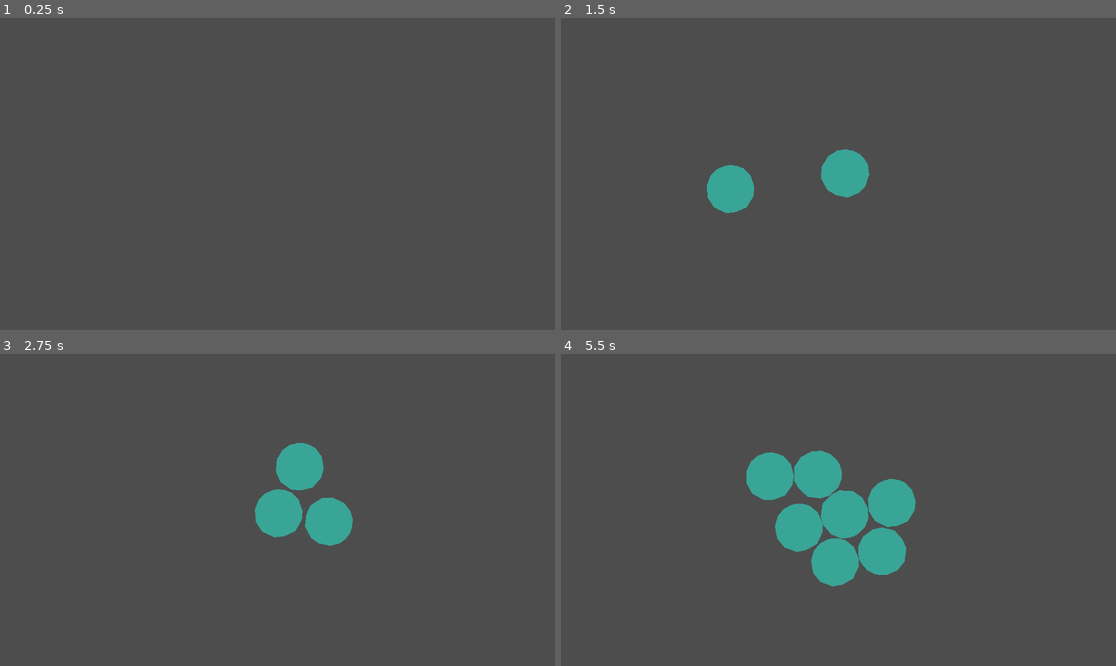
Above: before the commit, frames 1-4 (two rows, left to right).
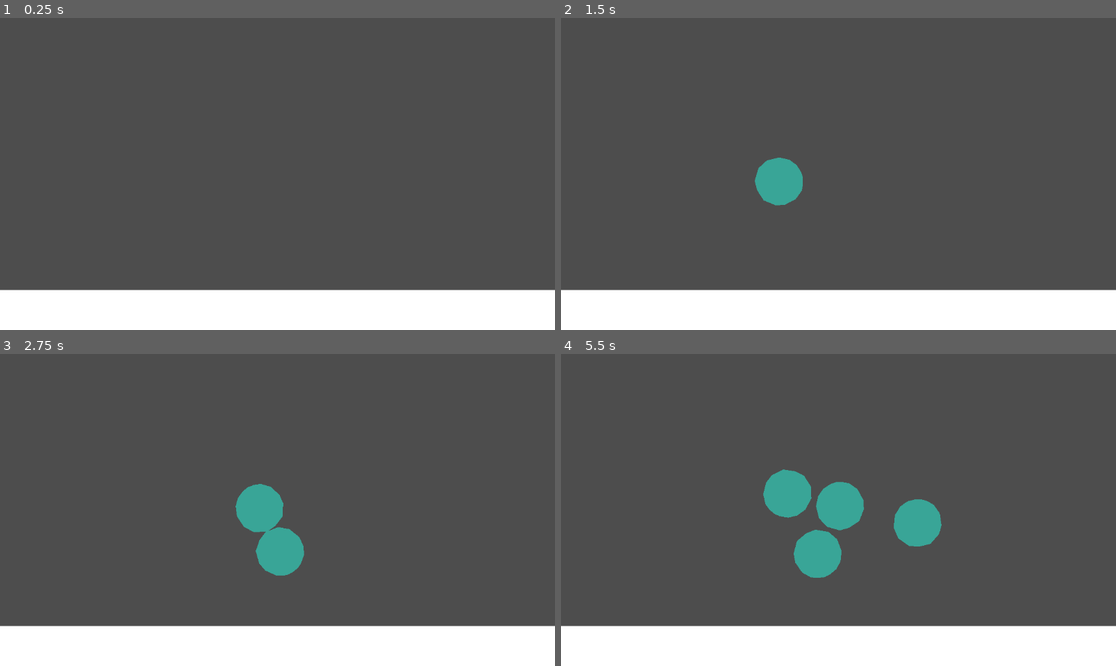
Above: after the commit, the same moments.

Repository: aeriab/testing-joints
Game: Godot game, scene res://game.tscn
The game is run twice, just before and just after one commit, with the same random seed, the same clock (stepped at 60 frames per second) and the same inputs.
Inputs (mouse positions are in pixels of both pictures, inside the frame that each line leads up to):
- Up to frame 1 (0.25 s): no input
- Up to frame 2 (1.5 s): tap Enter at 0.5 s; move the mouse to (960, 158) at 0.52 s; tap T (spawn, bound only after the commit) at 0.6 s; click (960, 158) at 0.67 s; move the mouse to (727, 189) at 1.27 s; click (727, 189) at 1.35 s
- Up to frame 3 (2.75 s): move the mouse to (333, 441) at 2.02 s; tap T (spawn, bound only after the commit) at 2.1 s; click (333, 441) at 2.17 s
- Up to frame 4 (5.5 s): move the mouse to (810, 572) at 2.77 s; click (810, 572) at 2.85 s; move the mouse to (1005, 556) at 3.52 s; tap T (spawn, bound only after the commit) at 3.6, 5.1 s; click (1005, 556) at 3.67 s; move the mouse to (672, 463) at 4.27 s; click (672, 463) at 4.35 s; move the mouse to (866, 510) at 5.02 s; click (866, 510) at 5.17 s

The runs differ from the first frame. In frame 1, 13% of the frame differs, in the area x 0-100%, y 87-100%; in frame 2, 16%; in frame 3, 17%; in frame 4, 19%, in the area x 0-100%, y 30-100%.

Commit message:
springs are there, but very bug janky

Diff:
--- a/Stone.gd
+++ b/Stone.gd
@@ -1,7 +1,6 @@
 class_name Stone
 extends RigidBody2D
 
-@export_group("Stone Properties")
 @export var mass_multiplier: float = 1.0
 @export var aero_torque_strength: float = 5.0
 
@@ -20,3 +19,34 @@
 
 func stone_acceleration(pos: Vector2) -> Vector2:
 	return pos.direction_to(Vector2.ZERO) * Global.gravity * 100 * mass
+
+
+@export var rope_joint_scene: PackedScene
+@export var spring_joint_scene: PackedScene
+@export var separation: float = 0
+var radius: float = 50
+
+func _on_body_entered(body: Node) -> void:
+	if body.is_in_group("connectable"):
+		if get_instance_id() < body.get_instance_id():
+			var joint_distance: float = radius + body.radius + separation
+			print("joint distance: " + str(joint_distance))
+
+			# Rope joint
+			var rope_joint = rope_joint_scene.instantiate() as RopeJoint
+			#get_tree().current_scene.add_child(rope_joint)
+			rope_joint.body1 = self
+			rope_joint.body2 = body
+			rope_joint.max_distance = joint_distance + 999
+
+
+
+			# Spring joint
+			var spring_joint = spring_joint_scene.instantiate() as DampedSpringJoint2D
+			get_tree().current_scene.add_child(spring_joint)
+			spring_joint.global_position = global_position
+			spring_joint.node_a = spring_joint.get_path_to(self)
+			spring_joint.node_b = spring_joint.get_path_to(body)
+			spring_joint.length = joint_distance
+			spring_joint.rest_length = joint_distance
+			spring_joint.setup_bodies()
--- a/damped_spring_joint_2d.gd
+++ b/damped_spring_joint_2d.gd
@@ -1,5 +1,25 @@
 extends DampedSpringJoint2D
 
 @export var stiff_float: float
+
+var body_a: RigidBody2D
+var body_b: RigidBody2D
+
 func _ready() -> void:
 	stiffness = stiff_float
+	body_a = get_node(node_a)
+	body_b = get_node(node_b)
+
+func setup_bodies() -> void:
+	body_a = get_node(node_a)
+	body_b = get_node(node_b)
+
+func _physics_process(_delta: float) -> void:
+	if (body_a && body_b):
+		#print("making it here!")
+		var midpoint := (body_a.global_position + body_b.global_position) / 2.0
+		var dir := body_a.global_position.direction_to(body_b.global_position)
+
+		# Place the joint at body_a's end (half the length back from midpoint)
+		global_position = midpoint - dir * (length / 2.0)
+		global_rotation = dir.angle() - (PI/2)
--- /dev/null
+++ b/damped_spring_joint_2d.tscn
@@ -0,0 +1,11 @@
+[gd_scene format=3 uid="uid://d2ga345xsn1u6"]
+
+[ext_resource type="Script" uid="uid://f6j5hbntab62" path="res://damped_spring_joint_2d.gd" id="1_2kl0r"]
+
+[node name="DampedSpringJoint2D" type="DampedSpringJoint2D" unique_id=2139547220]
+disable_collision = false
+length = 120.0
+stiffness = 64.0
+damping = 0.5
+script = ExtResource("1_2kl0r")
+stiff_float = 500.0
--- a/game.tscn
+++ b/game.tscn
@@ -16,8 +16,6 @@
 [node name="Game" type="Node2D" unique_id=182674882]
 
 [node name="StaticBody2D" type="StaticBody2D" parent="." unique_id=613297743]
-process_mode = 4
-visible = false
 position = Vector2(1, 241)
 
 [node name="CollisionShape2D" type="CollisionShape2D" parent="StaticBody2D" unique_id=1076655259]
@@ -58,7 +56,8 @@
 
 [node name="GroupWithJoint2" type="Node2D" parent="." unique_id=1636090332]
 process_mode = 4
-position = Vector2(2478, 1135)
+visible = false
+position = Vector2(-81, -120)
 
 [node name="RigidBody2D" type="RigidBody2D" parent="GroupWithJoint2" unique_id=1688401346 groups=["physics_bodies"]]
 script = ExtResource("3_eow3j")
@@ -71,7 +70,7 @@
 polygon = PackedVector2Array(0, -50, -12, -48, -28, -41, -41, -28, -49, -8, -47, 18, -34, 38, -9, 50, 11, 48, 34, 38, 48, 15, 50, -4, 42, -28, 27, -43, 14, -48)
 
 [node name="RigidBody2D2" type="RigidBody2D" parent="GroupWithJoint2" unique_id=1559712613 groups=["physics_bodies"]]
-position = Vector2(120, 0)
+position = Vector2(0, 120)
 script = ExtResource("3_eow3j")
 
 [node name="CollisionShape2D" type="CollisionShape2D" parent="GroupWithJoint2/RigidBody2D2" unique_id=1031523614]
@@ -88,7 +87,6 @@
 max_distance = 120.0
 
 [node name="DampedSpringJoint2D" type="DampedSpringJoint2D" parent="GroupWithJoint2" unique_id=1043358284]
-rotation = -1.5707964
 node_a = NodePath("../RigidBody2D")
 node_b = NodePath("../RigidBody2D2")
 bias = 0.9
@@ -111,6 +109,5 @@
 polygon = PackedVector2Array(-151, -27, -126, 137, 243, 80, 158, -55)
 
 [node name="MagicForce" type="Node2D" parent="." unique_id=1798878521]
-process_mode = 4
 script = ExtResource("4_fc0e3")
-force_strength = 60000.0
+force_strength = 6000.0
--- a/project.godot
+++ b/project.godot
@@ -26,12 +26,13 @@
 [global_group]
 
 physics_bodies=""
+connectable=""
 
 [input]
 
 spawn={
 "deadzone": 0.2,
-"events": [Object(InputEventMouseButton,"resource_local_to_scene":false,"resource_name":"","device":-1,"window_id":0,"alt_pressed":false,"shift_pressed":false,"ctrl_pressed":false,"meta_pressed":false,"button_mask":0,"position":Vector2(0, 0),"global_position":Vector2(0, 0),"factor":1.0,"button_index":1,"canceled":false,"pressed":false,"double_click":false,"script":null)
+"events": [Object(InputEventKey,"resource_local_to_scene":false,"resource_name":"","device":-1,"window_id":0,"alt_pressed":false,"shift_pressed":false,"ctrl_pressed":false,"meta_pressed":false,"pressed":false,"keycode":0,"physical_keycode":84,"key_label":0,"unicode":116,"location":0,"echo":false,"script":null)
 ]
 }
 
--- a/rope_joint.gd
+++ b/rope_joint.gd
@@ -1,3 +1,4 @@
+class_name RopeJoint
 extends Node2D
 
 @export var body1: RigidBody2D
--- a/stone.tscn
+++ b/stone.tscn
@@ -1,6 +1,8 @@
 [gd_scene format=3 uid="uid://dllos1dw65cl7"]
 
-[ext_resource type="Script" uid="uid://bah8jc41ddcu4" path="res://Stone.gd" id="1_x8fbi"]
+[ext_resource type="Script" uid="uid://bah8jc41ddcu4" path="res://Stone.gd" id="1_6s6ed"]
+[ext_resource type="PackedScene" uid="uid://dxj85me75a643" path="res://rope_joint.tscn" id="2_rq0vd"]
+[ext_resource type="PackedScene" uid="uid://d2ga345xsn1u6" path="res://damped_spring_joint_2d.tscn" id="3_cxlo0"]
 
 [sub_resource type="PhysicsMaterial" id="PhysicsMaterial_x8fbi"]
 friction = 0.0
@@ -9,14 +11,19 @@
 [sub_resource type="CircleShape2D" id="CircleShape2D_mwb40"]
 radius = 50.0
 
-[node name="Ball" type="RigidBody2D" unique_id=205845738]
+[node name="Ball" type="RigidBody2D" unique_id=205845738 groups=["connectable", "physics_bodies"]]
 physics_material_override = SubResource("PhysicsMaterial_x8fbi")
 gravity_scale = 0.0
 continuous_cd = 1
+contact_monitor = true
+max_contacts_reported = 9
 linear_damp_mode = 1
 linear_damp = 1.0
 angular_velocity = 0.017453292
-script = ExtResource("1_x8fbi")
+script = ExtResource("1_6s6ed")
+rope_joint_scene = ExtResource("2_rq0vd")
+spring_joint_scene = ExtResource("3_cxlo0")
+separation = 20.0
 
 [node name="CollisionShape2D" type="CollisionShape2D" parent="." unique_id=2017897169]
 shape = SubResource("CircleShape2D_mwb40")
@@ -24,3 +31,5 @@
 [node name="Polygon2D" type="Polygon2D" parent="." unique_id=1958845414]
 color = Color(0.22352941, 0.64705884, 0.5921569, 1)
 polygon = PackedVector2Array(0, -50, -12, -48, -28, -41, -41, -28, -49, -8, -47, 18, -34, 38, -9, 50, 11, 48, 34, 38, 48, 15, 50, -4, 42, -28, 27, -43, 14, -48)
+
+[connection signal="body_entered" from="." to="." method="_on_body_entered"]
